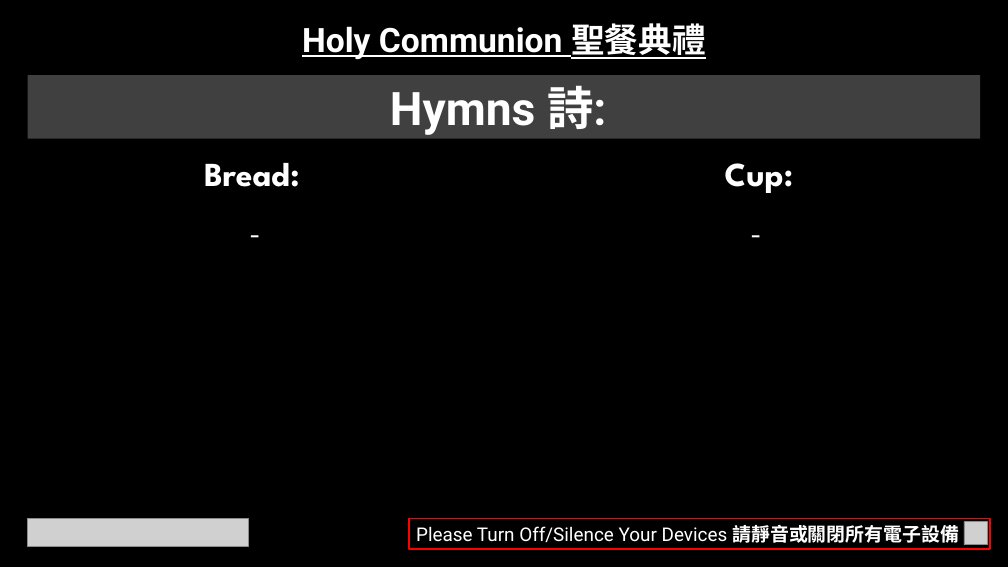
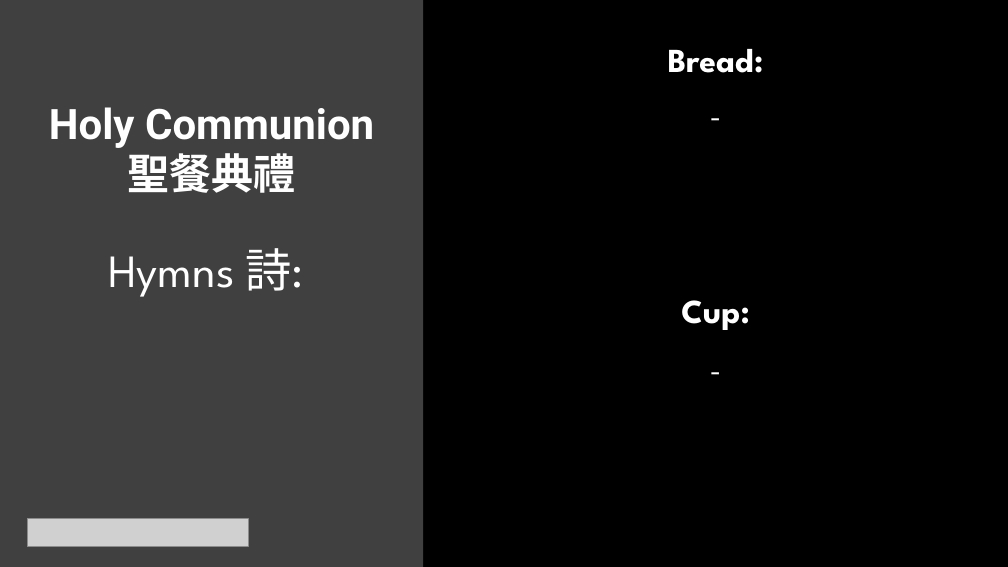
Before and after one commit to calebchanwy/tjc-powerpoint, a slide deck: slide 4 of TJCPowerPoint/bin/Debug/Files/ServiceWidescreen.pptx. Drawn at 1008x567 pixels with LibreOffice and Linux fonts; fonts in the diff are those of the drawing; grey boxes stand for pictures. Boxes give left, top, right and bottom in pixels: in the first picture for what was removed or moved away, otherwise in the second. Text is boxed around its words. In the diff, an @@ line names an element or a change of style, - is before the commit and + after.

Commit message:
27/11/22 Visual Changes + Bug Fix
Bug Fix: When in hymnal mode, then update title would not return to sermon hymns. Fixed

```diff
--- a/TJCPowerPoint/bin/Debug/Files/ServiceWidescreen.pptx
+++ b/TJCPowerPoint/bin/Debug/Files/ServiceWidescreen.pptx
@@ rectangle added at [0,0,423,567], fill #404040 @@
@@ text "Bread:": place and size @@
-text "Bread:" at [204,163,300,187]
+text "Bread:" at [668,49,764,73]
@@ text "-" rewrapped from [0,193,510,247] to [423,76,1008,130] @@
@@ text "Holy Communion 聖餐典禮": place and size @@
-text "Holy Communion 聖餐典禮" at [302,18,705,62]
+text "Holy Communion 聖餐典禮" at [49,107,374,193]
@@ text "Holy Communion 聖餐典禮" at [49,107,374,193]: size 32 to 40 pt, underline off @@
@@ text "Hymns 詩:": place and size @@
-text "Hymns 詩:" at [28,75,981,138]
+text "Hymns 詩:" at [108,248,303,297]
@@ text "Hymns 詩:" at [108,248,303,297]: font Roboto to League Spartan in "Hymns 詩:"; bold off; fill #404040 to none @@
@@ text "Cup:": place and size @@
-text "Cup:" at [725,163,793,193]
+text "Cup:" at [681,300,749,330]
@@ text "-" rewrapped from [504,193,1008,247] to [423,330,1008,384] @@
@@ rectangle removed at [409,519,991,549] @@
-Please Turn Off/Silence Your Devices 請靜音或關閉所有電子設備
@@ picture removed at [964,522,988,545] @@
```
Also in this commit, not shown: 5 other slides changed, 1 slide added, 19 other files.
